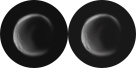
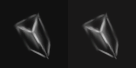
Two versions of the same layered image (w=136, h=68). Layer-by-layer changes:
showed group "Group 4" (2 layers) over 13, 11, 120, 60
hid group "Group 1" (2 layers) over 9, 11, 126, 60
painted on "Layer 2 copy" over 68, 0, 136, 68
painted on "Layer 2" over 0, 0, 68, 68
